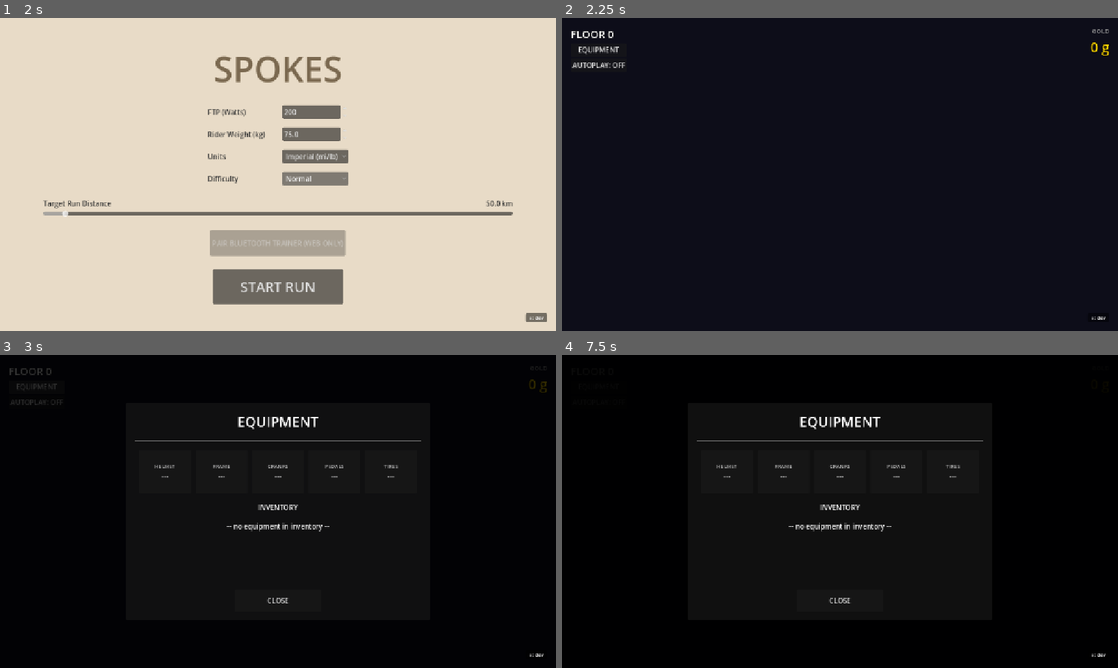
Above: before the commit, frames 1-4 (two rows, left to right).
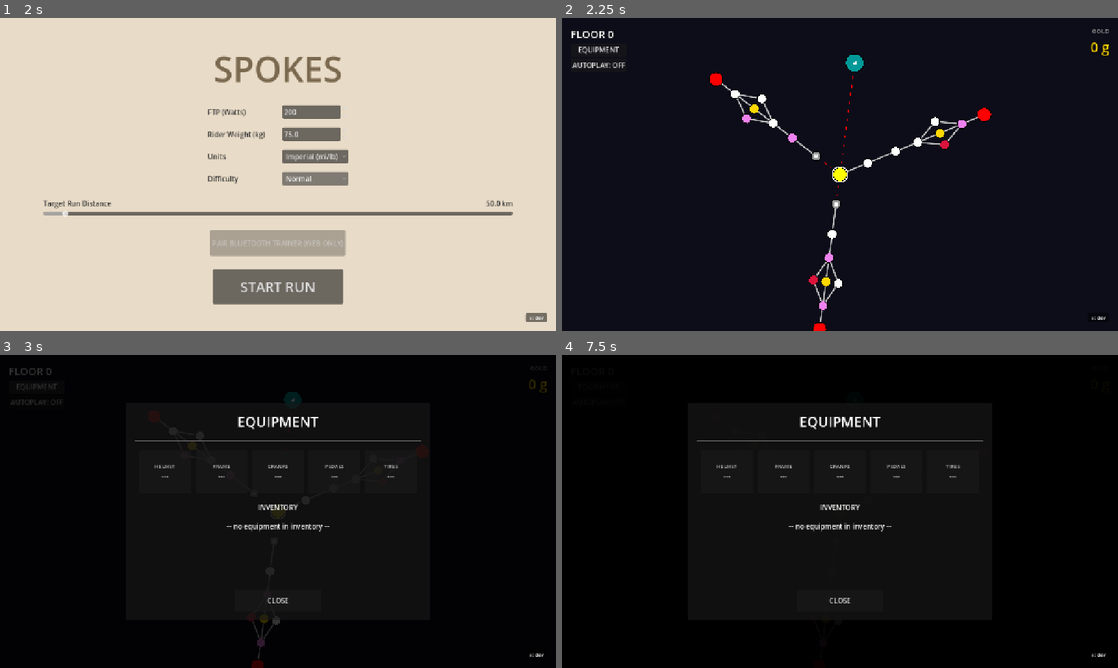
Above: after the commit, the same moments.

Repository: alexkibler/spokes-godot
Game: Godot game, scene res://src/scenes/MenuScene.tscn
The game is run twice, just before and just after one commit, with the same random seed, the same clock (stepped at 60 frames per second) and the same inputs.
Inputs (mouse positions are in pixels of both pictures, inside the frame that each line leads up to):
- Up to frame 1 (2 s): click "Normal" at 0.5 s; click "Normal" at 1.25 s
- Up to frame 2 (2.25 s): click "START RUN" at 2 s
- Up to frame 3 (3 s): click "EQUIPMENT" at 2.75 s
- Up to frame 4 (7.5 s): click "AUTOPLAY: OFF" at 3.5 s; click "EQUIPMENT" at 4.25 s; click "AUTOPLAY: OFF" at 5 s; click "EQUIPMENT" at 5.75 s; click "AUTOPLAY: OFF" at 6.5 s; tap Enter at 7.25 s; move the mouse to (962, 495) at 7.27 s; hold Shift from 7.28 s (still down); click (962, 495) at 7.42 s

Frame 1 is identical in both runs. In frame 2, 1.9% of the frame differs, in the area x 26-78%, y 11-100%; in frame 3, 0.3%; in frame 4, less than 0.1%.
Error before the commit: Parse Error: There is already a variable named "viewport_size" declared in this scope. (res://src/scenes/MapScene.gd:131)

Commit message:
Fix: Remove redundant variable declarations in MapScene.gd causing parse error

Diff:
--- a/src/scenes/MapScene.gd
+++ b/src/scenes/MapScene.gd
@@ -128,9 +128,6 @@
 
 	# Draw autoplay progress
 	if is_selecting and not autoplay_target_node.is_empty():
-		var viewport_size = get_viewport().get_visible_rect().size
-		var center = viewport_size / 2.0
-		var scale_factor = min(viewport_size.x, viewport_size.y) * 0.8
 		var node = autoplay_target_node
 		var pos = center + (Vector2(node["x"], node["y"]) - Vector2(0.5, 0.5)) * scale_factor
 		var radius = 22.0
@@ -152,19 +149,21 @@
 	return {}
 
 func _input(event: InputEvent) -> void:
-	if event is InputEventMouseButton and event.pressed:
+	if (event is InputEventMouseButton or event is InputEventScreenTouch) and event.is_pressed():
 		var run = RunManager.get_run()
 		if run.is_empty(): return
 
 		var viewport_size = get_viewport().get_visible_rect().size
 		var center = viewport_size / 2.0
 		var scale_factor = min(viewport_size.x, viewport_size.y) * 0.8
-		var mouse_pos = get_local_mouse_position()
+
+		# For ScreenTouch, use event.position. For Mouse, make_input_local(event).position is safer.
+		var click_pos = event.position
 
 		# Check node clicks
 		for node in run["nodes"]:
 			var pos = center + (Vector2(node["x"], node["y"]) - Vector2(0.5, 0.5)) * scale_factor
-			if mouse_pos.distance_to(pos) < 25.0:
+			if click_pos.distance_to(pos) < 25.0:
 				_on_node_clicked(node)
 				return
 
